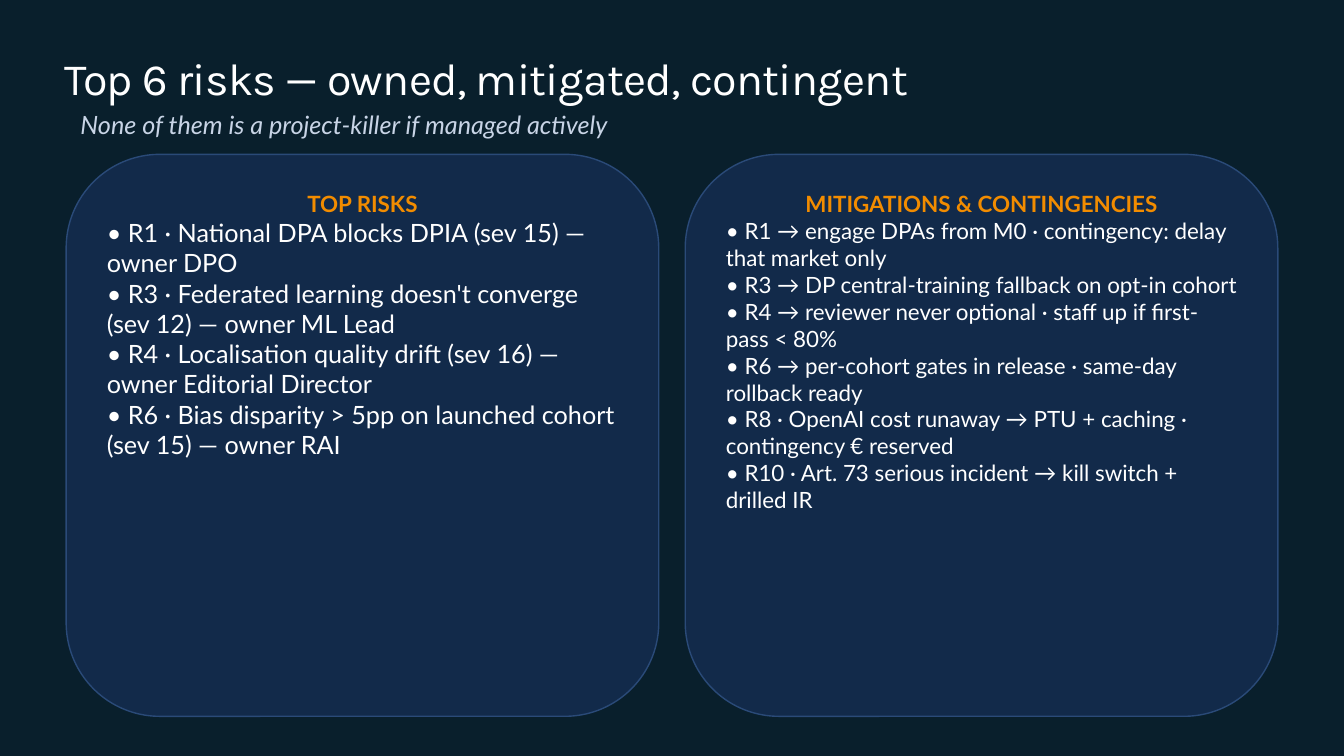
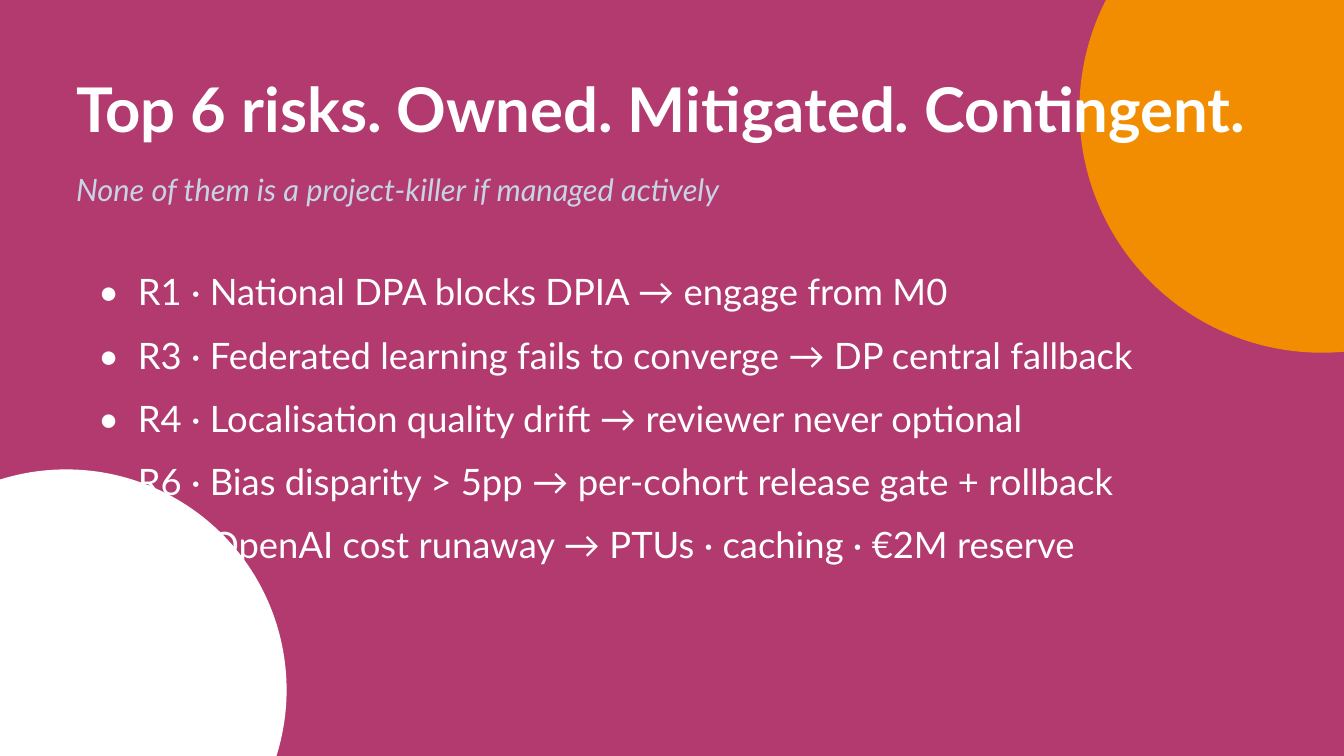
Before and after one commit to EtienneSIG/AMA_Project, a slide deck: slide 19 of Restitution01/build/LearnEU-CXO-Restitution.pptx. Drawn at 1344x756 pixels with LibreOffice and Linux fonts; fonts in the diff are those of the drawing; background and template pictures are left out. Boxes give left, top, right and bottom in pixels: in the first picture for what was removed or moved away, otherwise in the second. Text is boxed around its words. In the diff, an @@ line names an element or a change of style, - is before the commit and + after.

```diff
--- a/Restitution01/build/LearnEU-CXO-Restitution.pptx
+++ b/Restitution01/build/LearnEU-CXO-Restitution.pptx
@@ rectangle added at <box>0,0,1344,756</box>, fill #B23A6F @@
@@ ellipse added at <box>1080,0,1344,353</box>, fill #F28C00 @@
@@ text at <box>76,79,1246,144</box>: text changed; size 32 to 44 pt; font Karla to Lato; bold on @@
-Top 6 risks — owned, mitigated, contingent
+Top 6 risks. Owned. Mitigated. Contingent.
@@ text "None of them is a ...": place and size @@
-text "None of them is a ..." at <box>80,115,607,139</box>
+text "None of them is a ..." at <box>76,178,719,207</box>
@@ text "None of them is a ..." at <box>76,178,719,207</box>: size 18 to 22 pt @@
@@ rounded rectangle removed at <box>67,154,659,717</box> @@
-TOP RISKS
-• R1 · National DPA blocks DPIA (sev 15) — owner DPO
-• R3 · Federated learning doesn't converge (sev 12) — owner ML Lead
-• R4 · Localisation quality drift (sev 16) — owner Editorial Director
-• R6 · Bias disparity > 5pp on launched cohort (sev 15) — owner RAI
@@ rounded rectangle removed at <box>686,154,1278,717</box> @@
-MITIGATIONS & CONTINGENCIES
-• R1 → engage DPAs from M0 · contingency: delay that market only
-• R3 → DP central-training fallback on opt-in cohort
-• R4 → reviewer never optional · staff up if first-pass < 80%
-• R6 → per-cohort gates in release · same-day rollback ready
-• R8 · OpenAI cost runaway → PTU + caching · contingency € reserved
-• R10 · Art. 73 serious incident → kill switch + drilled IR
@@ text added at <box>138,278,1132,566</box>, 26 pt, text #FFFFFF @@
+• R1 · National DPA blocks DPIA → engage from M0
+• R3 · Federated learning fails to converge → DP central fallback
+• R4 · Localisation quality drift → reviewer never optional
+• R6 · Bias disparity > 5pp → per-cohort release gate + rollback
+• R8 · OpenAI cost runaway → PTUs · caching · €2M reserve
@@ ellipse added at <box>0,470,286,756</box>, fill #FFFFFF @@
```
Also in this commit, not shown: 6 other slides changed, 6 slides added, 6 slides removed, 13 other files.
